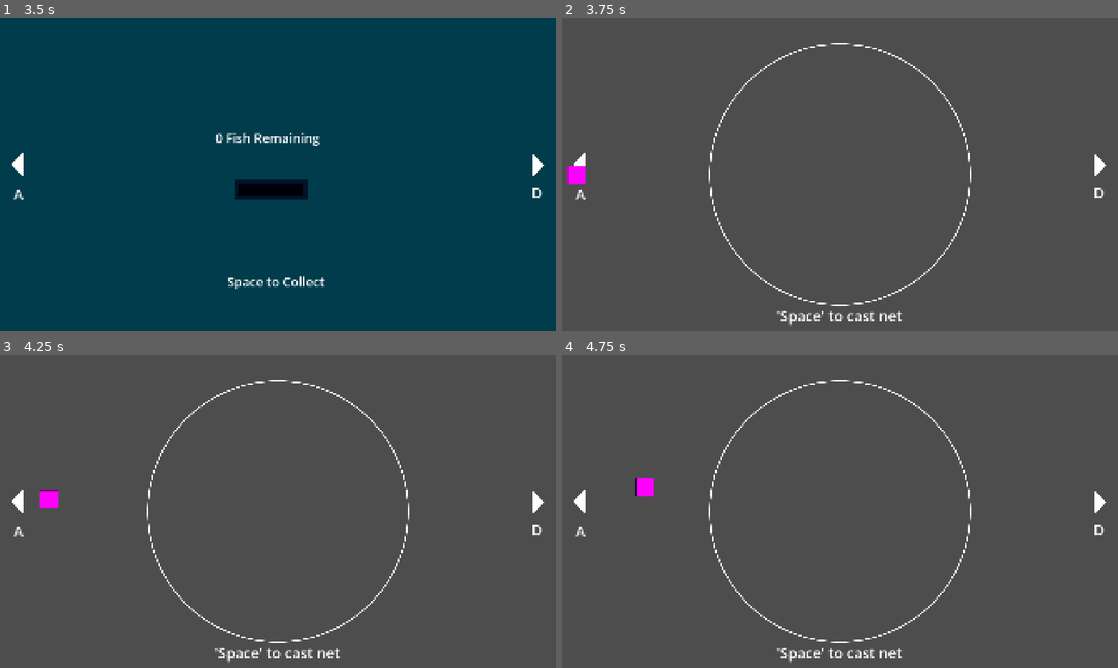
Above: before the commit, frames 1-4 (two rows, left to right).
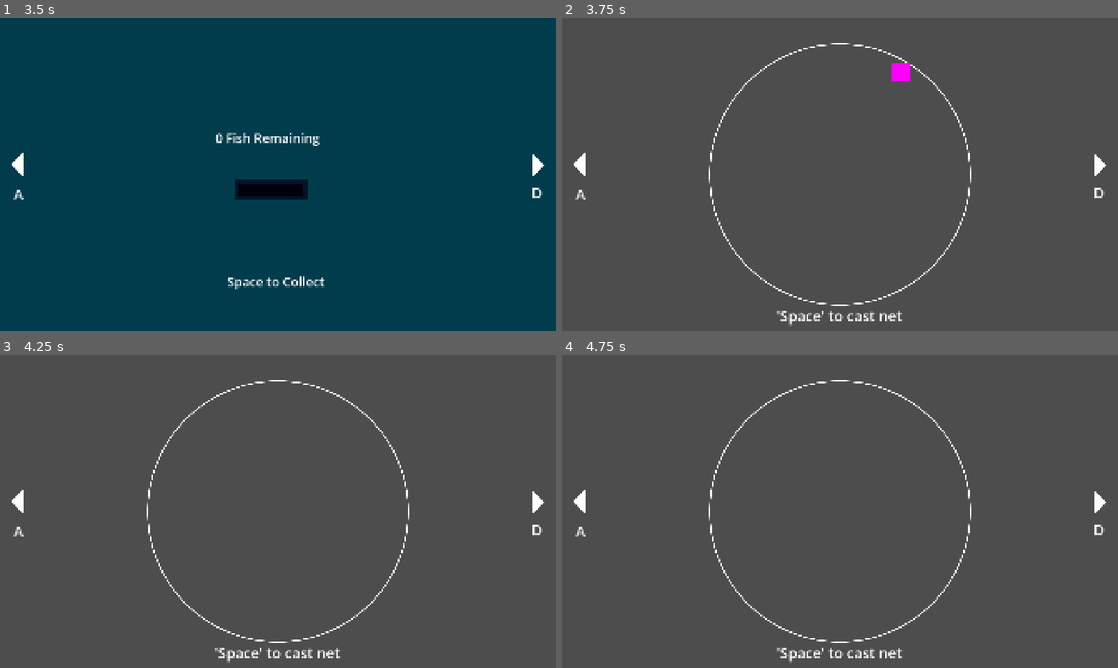
Above: after the commit, the same moments.

Repository: arsh-gupta-8/Game-Jam
Game: Godot game, scene res://Scenes/game.tscn
The game is run twice, just before and just after one commit, with the same random seed, the same clock (stepped at 60 frames per second) and the same inputs.
Inputs (mouse positions are in pixels of both pictures, inside the frame that each line leads up to):
- Up to frame 1 (3.5 s): tap Enter (ui_accept) at 0.5, 0.77, 1.25, 1.52, 2, 2.75, 3.02 s; move the mouse to (400, 158) at 0.52 s; hold D (switch_right) 0.53-1.28 s; click (400, 158) at 0.67 s; move the mouse to (166, 190) at 1.27 s; hold A (switch_left) 1.28-2.03 s; move the mouse to (333, 105) at 2.02 s; hold D (switch_right) from 2.03 s (still down); move the mouse to (250, 237) at 2.77 s; click (250, 237) at 2.92 s
- Up to frame 2 (3.75 s): tap Enter (ui_accept) at 3.5 s; move the mouse to (1006, 221) at 3.52 s; release D (switch_right) at 3.53 s; hold A (switch_left) from 3.53 s (still down)
- Up to frame 3 (4.25 s): keep holding A (switch_left); tap Enter (ui_accept) at 3.77 s
- Up to frame 4 (4.75 s): keep holding A (switch_left); move the mouse to (673, 464) at 4.27 s; tap Enter (ui_accept) at 4.52 s

Frame 1 is identical in both runs. In frame 2, 0.4% of the frame differs, in the area x 0-63%, y 14-54%; in frame 3, 0.2%; in frame 4, 0.2%.

Commit message:
Fixed fish spawn area

Diff:
--- a/Scripts/Global.gd
+++ b/Scripts/Global.gd
@@ -1,7 +1,7 @@
 extends Node
 
 var fuel: float = 500 # reach 1000 to win
-var depletionRate: int = 5
+var depletionRate: int = 10
 var fishCaught: Array = []
 var heldFish: bool = false
 var draining: bool = false
--- a/Scripts/spawnFish.gd
+++ b/Scripts/spawnFish.gd
@@ -45,16 +45,9 @@
 	var screenSize = get_viewport_rect().size
 	var centerPosition = Vector2(randf_range(0.25*screenSize.x, 0.75*screenSize.x), randf_range(0.25*screenSize.y, 0.75*screenSize.y))
 
-	var side = randi() % 4
-	var spawnPos = Vector2.ZERO
-	if side == 0:
-		spawnPos = Vector2(randi_range(0, screenSize.x), 0)
-	elif side == 2:
-		spawnPos = Vector2(randi_range(0, screenSize.x), screenSize.y)
-	elif side == 3:
-		spawnPos = Vector2(0, randi_range(0, screenSize.y))
-	else:
-		spawnPos = Vector2(screenSize.x, randi_range(0, screenSize.y))
+	var random_angle = randf_range(0.0, TAU)
+	var offset_vector = Vector2.from_angle(random_angle) * catch_radius
+	var spawnPos = catch_center + offset_vector
 
 	var directionVector = centerPosition - spawnPos
 	fish.global_position = spawnPos
